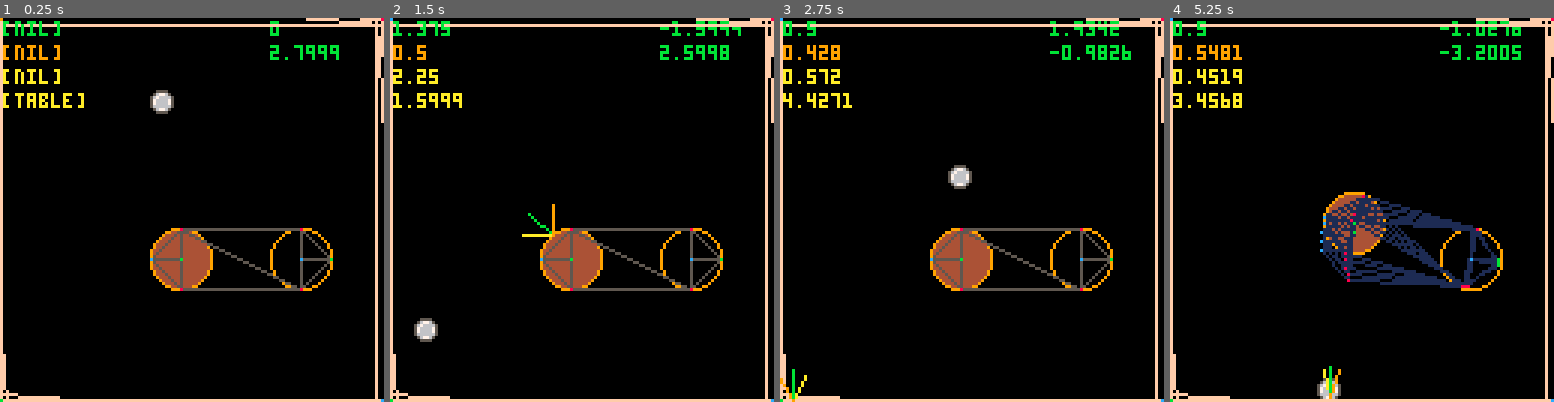
Above: before the commit, frames 1-4 (left to right).
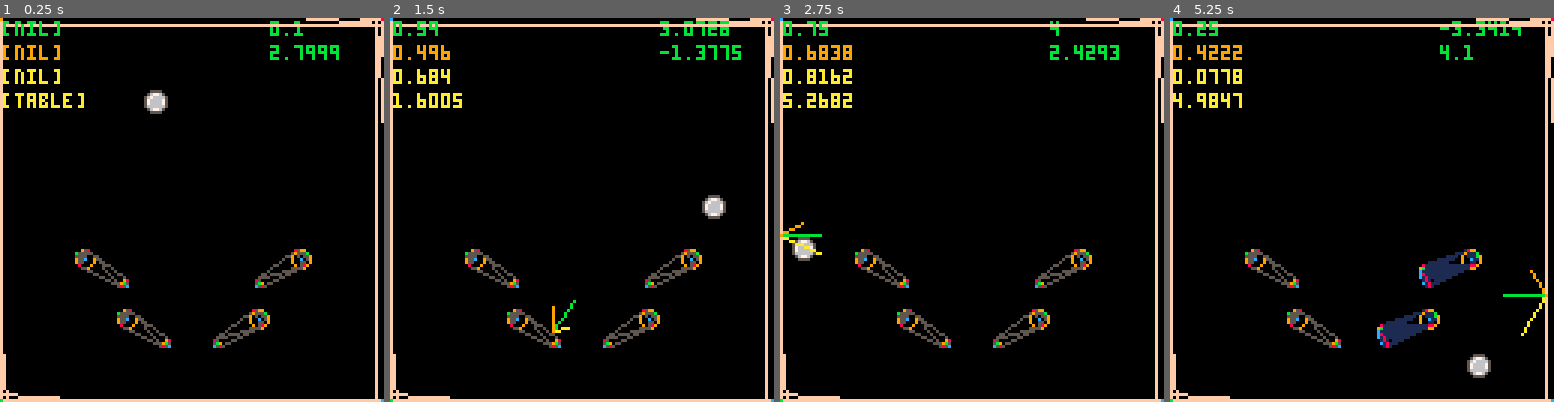
Above: after the commit, the same moments.

Repository: lkingsford/pico8-projects
Game: PICO-8 cartridge pinball1.p8
The game is run twice, just before and just after one commit, with the same random seed, the same clock (stepped at 60 frames per second) and the same inputs.
Inputs:
- Up to frame 1 (0.25 s): no input
- Up to frame 2 (1.5 s): tap X (X key) at 0.33, 1.07 s; tap O (Z key) at 0.7 s
- Up to frame 3 (2.75 s): hold Right 1.6-2.1 s; tap O (Z key) at 1.7, 2.1, 2.5 s; tap X (X key) at 1.85 s; hold Up 2.15-2.42 s; hold Right from 2.47 s (still down)
- Up to frame 4 (5.25 s): tap O (Z key) every 0.4 s from 2.9 to 4.9 s; tap X (X key) at 2.97, 4.08, 5.2 s; release Right at 3.03 s; hold Left 3.08-3.58 s; hold Down 3.63-3.97 s; hold Right 4.02-4.68 s; hold Up 4.73-5.03 s; hold Left from 5.08 s (still down)

The runs differ from the first frame. In frame 1, 5.3% of the frame differs, in the area x 19-87%, y 0-86%; in frame 2, 6.9%; in frame 3, 7.0%; in frame 4, 9.3%, in the area x 0-99%, y 0-100%.

Commit message:
Push out by normal

Diff:
--- a/pinball1.p8
+++ b/pinball1.p8
@@ -7,19 +7,19 @@
 	pinballs={}
 
 	local p={}
-	p.x=54
-	p.dx=0
+	p.x=52
+	p.dx=0.1
 	p.y=10
 	p.r=4
 	p.dy=2
 	add(pinballs, p)
 
 	flippers={}
-	add_flipper(5, 100, 80, 10, 10, 40, .25, .3, 0.045)
-	--add_flipper(5, 100, 80, 3, 1.5, 16, .16, .3, 0.045)
-	--add_flipper(5, 86, 100, 3, 1.5, 16, .16, .3, 0.045)
-	--add_flipper(4, 42, 100, 3, 1.5, 16, -.16, -.3, 0.045)
-	--add_flipper(4, 28, 80, 3, 1.5, 16, -.16, -.3, 0.045)
+	--add_flipper(5, 100, 80, 10, 10, 40, .25, .3, 0.045)
+	add_flipper(5, 100, 80, 3, 1.5, 16, .16, .3, 0.05, false)
+	add_flipper(5, 86, 100, 3, 1.5, 16, .16, .3, 0.05, false)
+	add_flipper(4, 42, 100, 3, 1.5, 16, -.16, -.3, 0.05, true)
+	add_flipper(4, 28, 80, 3, 1.5, 16, -.16, -.3, 0.05, true)
 
 	flipper_thud = 0.4
 	gravity = 0.1
@@ -31,7 +31,7 @@
 
 end
 
-function add_flipper(button, x, y, r1, r2, length, angle1, angle2, speed)
+function add_flipper(button, x, y, r1, r2, length, angle1, angle2, speed, inv_normal)
 	local f = {}
 	f.x = x
 	f.y = y
@@ -44,6 +44,7 @@
 	f.button = button
 	f.angle = angle1
 	f.bounce = 2 * sin(speed / 2) * length
+	f.inv_normal = inv_normal
 	add(flippers, f)
 end
 
@@ -162,52 +163,71 @@
 	pb.y = new_y
 	-- Use as arg in foreach
 	cur_pb = pb
-	any_bump =false
-	foreach(interactions, interact)
-	foreach(fixed_interactions, interact)
-
+	hits = {}
+	foreach(interactions, check_interact)
+	foreach(fixed_interactions, check_interact)
+	if count(hits) == 1 then
+		interact(hits[1])
+	elseif count(hits) > 1 then
+		local lowest = hits[1]
+		local lowest_value = 100
+		-- Pick where reflection is closest to normal
+		local inc = (0.75-atan2(pb.dx, pb.dy))%1
+		local inv_inc = (inc + .5) % 1
+		local lv = 100
+		local l = hits[1]
+		for hit in all(hits) do
+			local v = abs((hit.normal % 1) - inv_inc)
+			if v < lv then l = hit end
+		end
+		interact(l)
+	end
 	pb.dy += gravity
 end
 
-function interact(i)
-	if any_bump then return end
+function check_interact(i)
 	if not collides(i, cur_pb) then
 		return
 	end
-	any_bump = true
-	local arrow_length = 10
+	add(hits, i)
+end
+
+function interact(i)
+	local arrow_length = 3
 	normal = i.normal
 	n_ref = {}
 	n_ref.x1 = cur_pb.x
 	n_ref.y1 = cur_pb.y
-	n_ref.x2 = cur_pb.x + sin(normal) * arrow_length
-	n_ref.y2 = cur_pb.y + cos(normal) * arrow_length
 	incident = -1 * (atan2(cur_pb.dx, cur_pb.dy) - .25) % 1
 	i_ref = {}
 	i_ref.x1 = cur_pb.x
 	i_ref.y1 = cur_pb.y
-	i_ref.x2 = cur_pb.x + sin(incident) * arrow_length
-	i_ref.y2 = cur_pb.y + cos(incident) * arrow_length
+	i_ref.x2 = cur_pb.x + sin(incident) * arrow_length * 3
+	i_ref.y2 = cur_pb.y + cos(incident) * arrow_length * 3
 	reflection = normal * 2 - incident
 	r_ref = {}
 	r_ref.x1 = cur_pb.x
 	r_ref.y1 = cur_pb.y
-	r_ref.x2 = cur_pb.x + sin(reflection) * arrow_length
-	r_ref.y2 = cur_pb.y + cos(reflection) * arrow_length
 	vold = distance(0, 0, cur_pb.dx, cur_pb.dy)
+	n_ref.x2 = cur_pb.x + sin(normal) * arrow_length * vold
+	n_ref.y2 = cur_pb.y + cos(normal) * arrow_length * vold
 	v = vold * i.absorb
 	if not i.ox then
 		v += i.bounce
 	else
 		v += (i.bounce / i.l) * distance(cur_pb.x, cur_pb.y, i.ox, i.oy)
 	end
+	r_ref.x2 = cur_pb.x + sin(reflection) * arrow_length * v
+	r_ref.y2 = cur_pb.y + cos(reflection) * arrow_length * v
 	cur_pb.dx = v * sin(reflection)
 	cur_pb.dy = v * cos(reflection)
 	norm_x = sin(normal)
 	norm_y = cos(normal)
 	while collides(i, cur_pb) do
   		cur_pb.x += norm_x
+		cur_pb.dx += norm_x
 		cur_pb.y += norm_y
+		cur_pb.dy += norm_y
 	end
 end
 
@@ -246,6 +266,8 @@
 		local cos_t = cos(t)
 		local fl_s_t = sin_t * f.length
 		local fl_c_t = cos_t * f.length
+		local inv = 0
+		if f.inv_normal then inv = 0.5 end
 		v.x1 = f.x - f.r1 * cos_t
 		v.y1 = f.y + f.r1 * sin_t
 		v.x2 = f.x + fl_s_t - f.r2 * cos_t
@@ -255,7 +277,7 @@
 		v.ox = f.x
 		v.oy = f.y
 		v.l = f.length
-		v.normal = t + .25
+		v.normal = t + .25 + inv
 		v.absorb = flipper_thud
 		v.bounce = bounce
 		add(interactions, v)
@@ -269,7 +291,7 @@
 		l.ox = f.x
 		l.oy = f.y
 		l.l = f.length
-		l.normal = v.normal + .5
+		l.normal = v.normal
 		l.absorb = flipper_thud
 		l.bounce = bounce
 		add(interactions, l)
@@ -281,7 +303,7 @@
 		et.x3 = f.x + (f.length + f.r2) * sin_t
 		et.y3 = f.y + (f.length + f.r2) * cos_t
 		et.l = f.length
-		et.normal = v.normal + .875
+		et.normal = v.normal
 		et.absorb = flipper_thud
 		et.bounce = bounce
 		add(interactions, et)
@@ -293,7 +315,7 @@
 		eb.x3 = f.x + (f.length + f.r2) * sin_t
 		eb.y3 = f.y + (f.length + f.r2) * cos_t
 		eb.l = f.length
-		eb.normal = v.normal + .625
+		eb.normal = v.normal
 		eb.absorb = flipper_thud
 		eb.bounce = bounce
 		add(interactions, eb)
@@ -305,7 +327,7 @@
 		bt.x3 = f.x
 		bt.y3 = f.y
 		bt.l = f.length
-		bt.normal = v.normal + .125
+		bt.normal = v.normal
 		bt.absorb = flipper_thud
 		bt.bounce = bounce
 		add(interactions, bt)
@@ -317,7 +339,7 @@
 		bb.x3 = f.x
 		bb.y3 = f.y
 		bb.l = f.length
-		bb.normal = v.normal + .375
+		bb.normal = v.normal
 		bb.absorb = flipper_thud
 		bb.bounce = bounce
 		add(interactions, bb)
